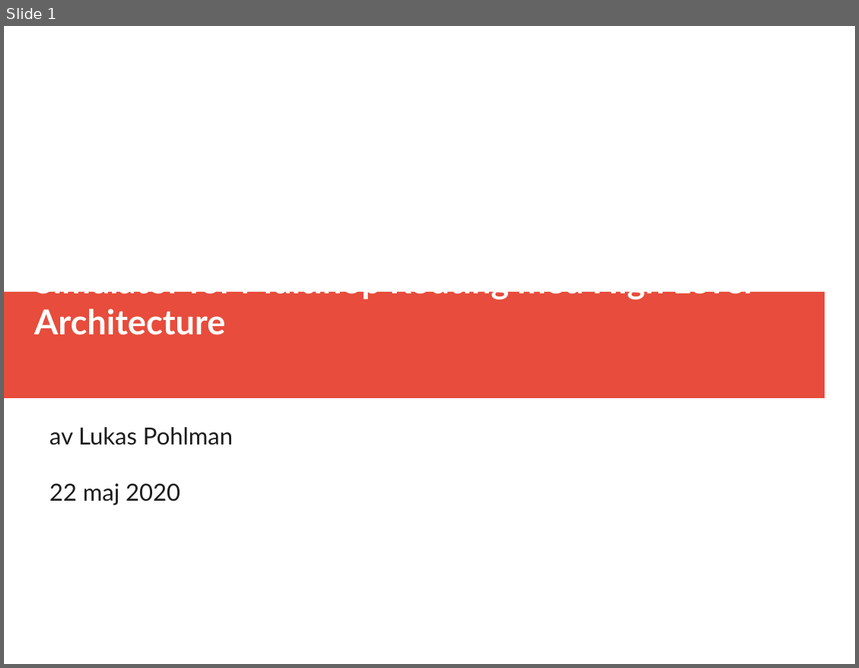
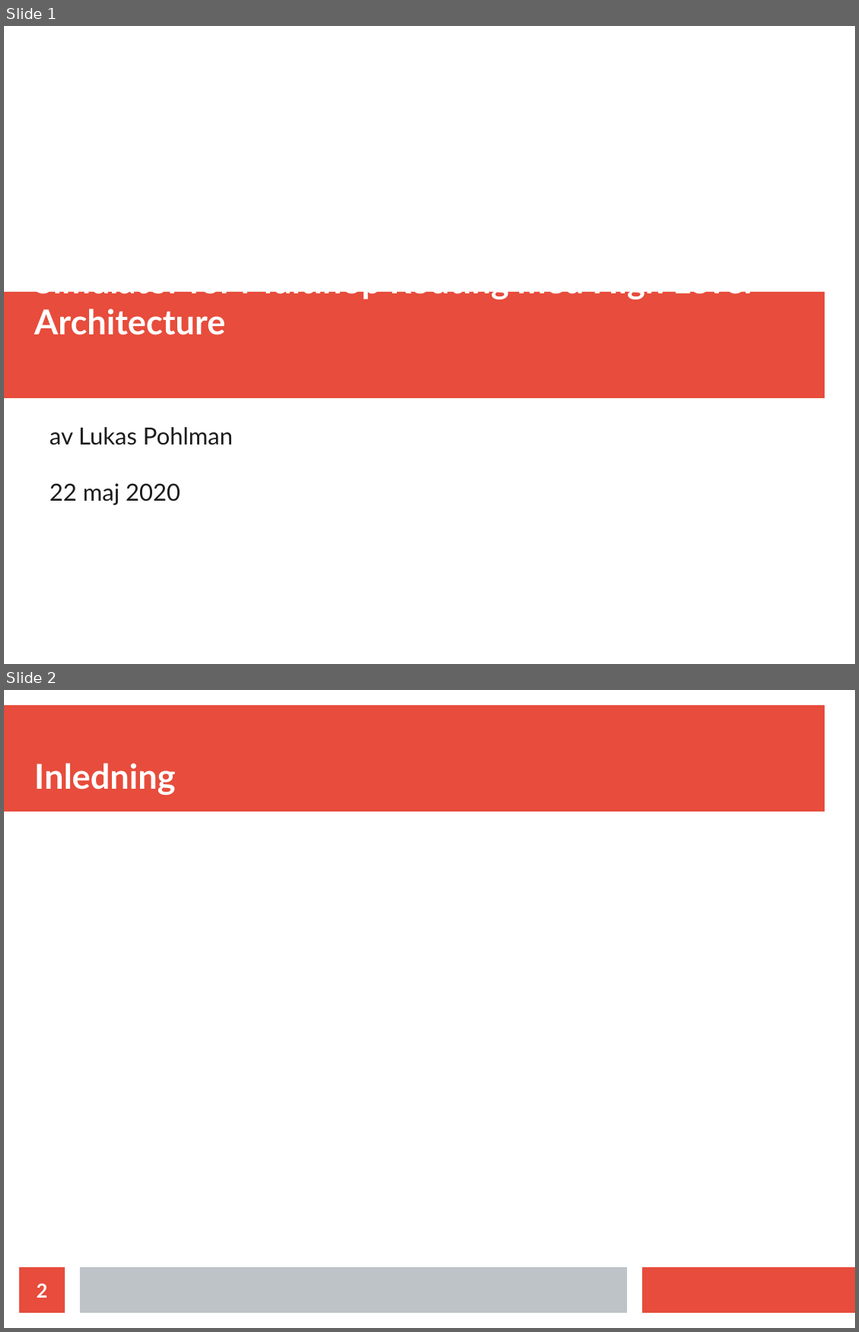
Before and after one commit to lukasp2/exjobb, a slide deck: report/presentation.odp. Shown one above the other, each under a label of ours: slide 1 before the commit, slides 1 and 2 after it. The pictures are 859x668 and 859x1332 pixels, drawn with LibreOffice and Linux fonts; fonts in the diff are those of the drawing. Boxes give left, top, right and bottom in pixels: in the first picture for what was removed or moved away, otherwise in the second. Text is boxed around its words. In the diff, an @@ line names an element or a change of style, - is before the commit and + after.

```diff
--- a/report/presentation.odp
+++ b/report/presentation.odp
@@ slide 2 added at [4,690,855,1328], background #FFFFFF @@
@@ rectangle added at [4,705,825,812], fill #E74C3C @@
@@ title added at [34,763,176,795], 32 pt, text #FFFFFF, bold @@
+Inledning
@@ page number added at [19,1268,65,1313], fill #E74C3C, 18 pt, text #FFFFFF, bold @@
+2
@@ rectangle added at [80,1268,627,1313], fill #BDC3C7 @@
@@ rectangle added at [643,1268,855,1313], fill #E74C3C @@
```
Also in this commit, not shown: 1 slide removed, 48 other files.
